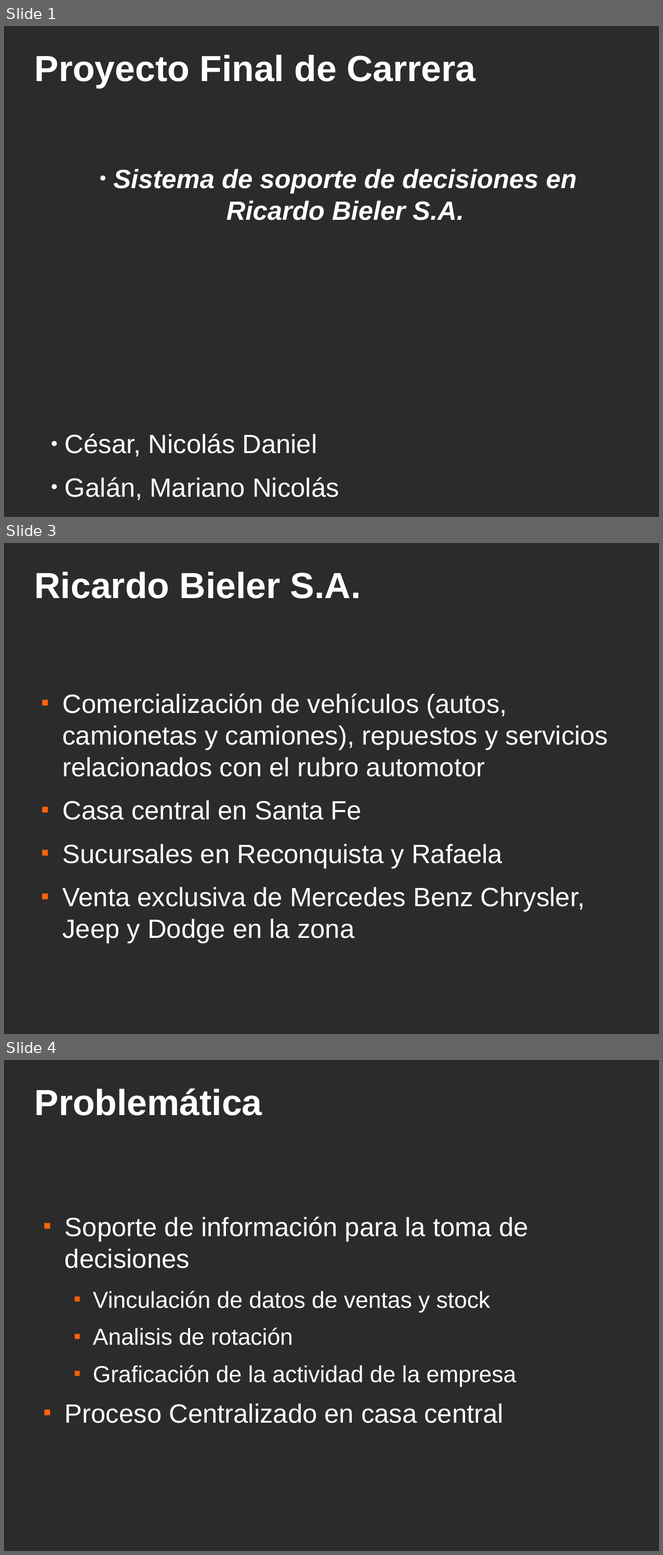
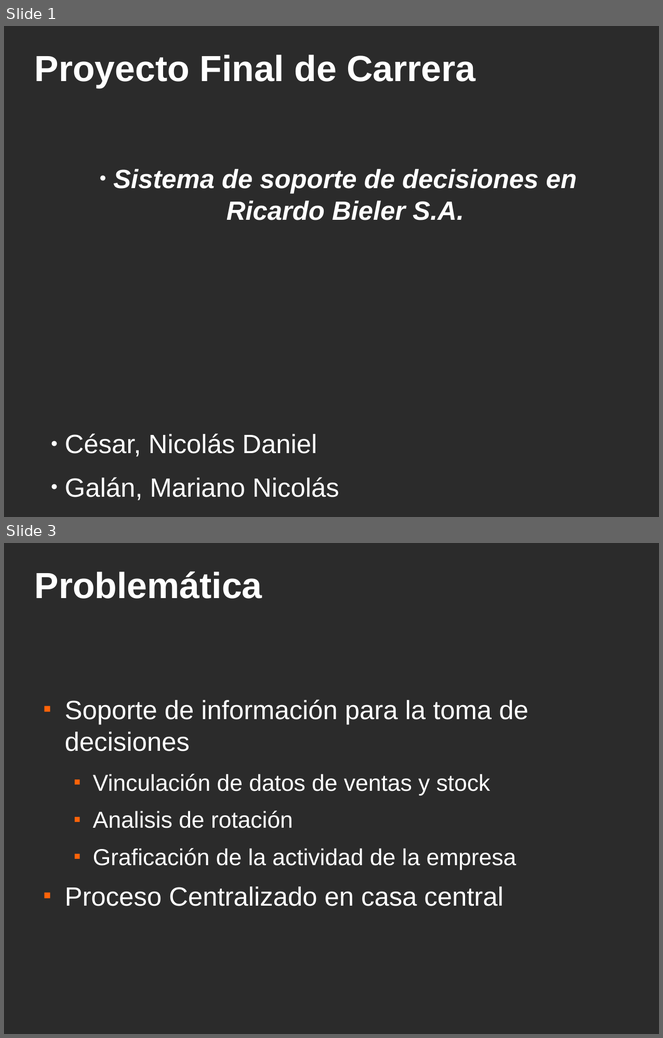
Before and after one commit to ervin45/proyectofinal, a slide deck: doc/material_para_la_catedra/presentacion_final/presentacion_final.odp. Shown one above the other, each under a label of ours: slides 1, 3 and 4 before the commit, slides 1 and 3 after it; the slides between them are not shown. The pictures are 663x1555 and 663x1038 pixels, drawn with LibreOffice and Linux fonts; fonts in the diff are those of the drawing; background and template pictures are left out; a plain dark background stands for a picture behind light text. Boxes give left, top, right and bottom in pixels: in the first picture for what was removed or moved away, otherwise in the second. Text is boxed around its words. In the diff, an @@ line names an element or a change of style, - is before the commit and + after.

Commit message:
recordata la presentacion para presentarle a bieler lo fundamental

```diff
--- a/doc/material_para_la_catedra/presentacion_final/presentacion_final.odp
+++ b/doc/material_para_la_catedra/presentacion_final/presentacion_final.odp
@@ slide 3 removed at [4, 543, 659, 1034], background picture (left out) @@
@@ title removed at [35, 572, 361, 599] @@
-Ricardo Bieler S.A.
@@ text removed at [63, 693, 609, 944] @@
-■ Comercialización de vehículos (autos, camionetas y camiones), repuestos y servicios relacionados con el rubro automotor
-■ Casa central en Santa Fe
-■ Sucursales en Reconquista y Rafaela
-■ Venta exclusiva de Mercedes Benz Chrysler, Jeep y Dodge en la zona
@@ what was slide 4 is now slide 3 @@
```
Also in this commit, not shown: 4 slides changed, 7 other slides removed.
